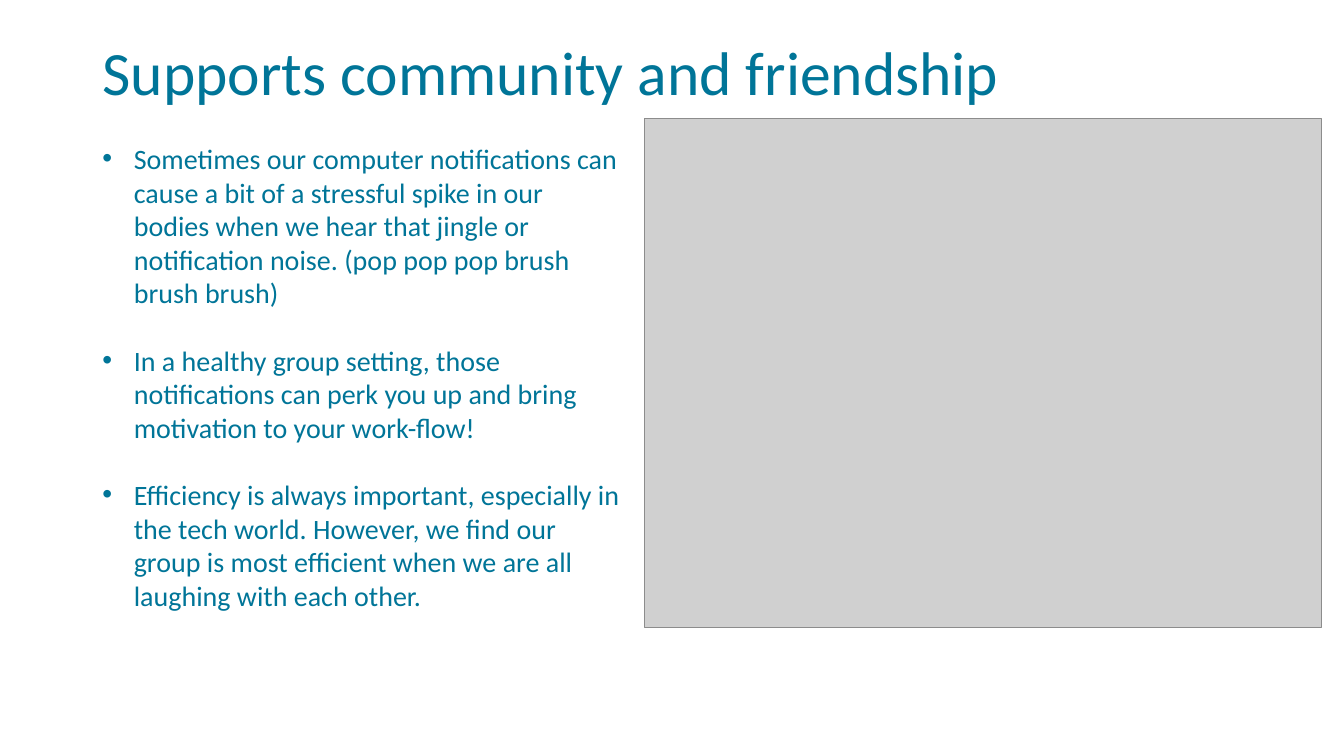
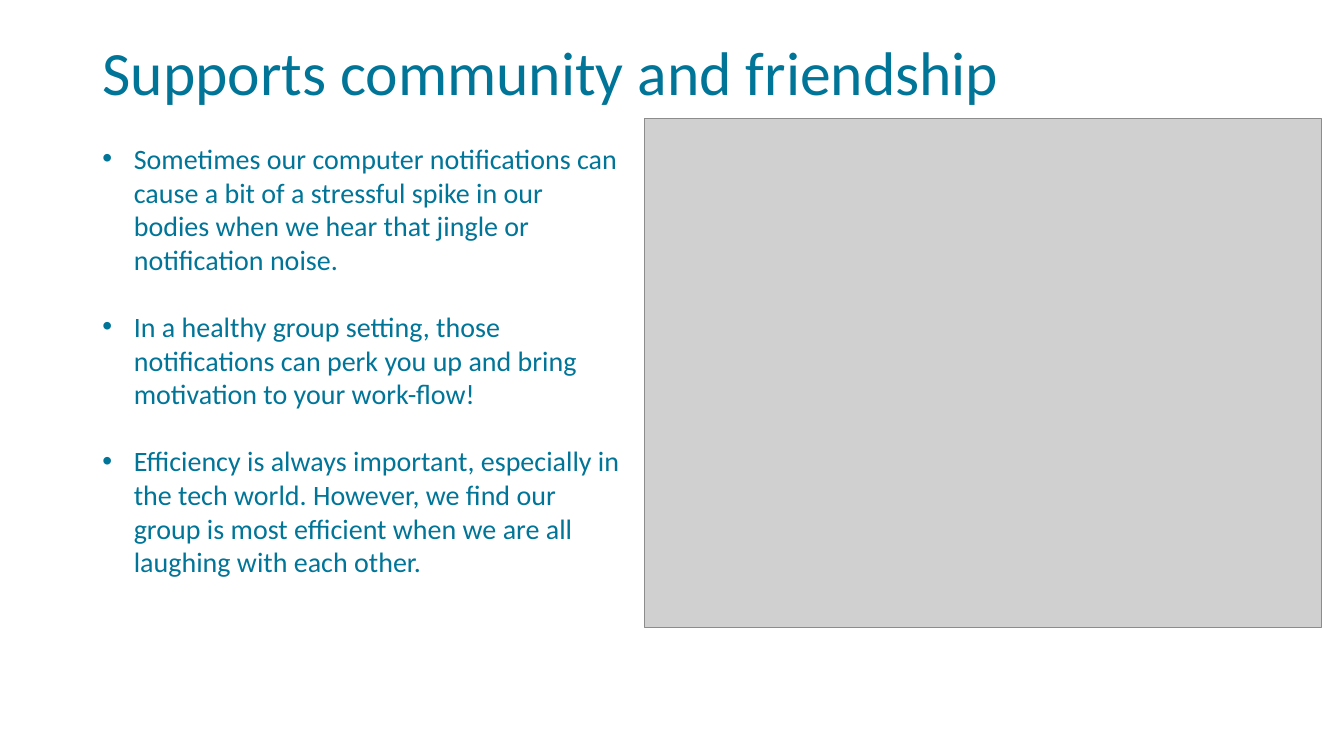
Before and after one commit to FSCJ-FacultyDev/HITEC2024, a slide deck: slide 20 of LeveragingSlackForStudentCollaboration.pptx. Drawn at 1344x756 pixels with LibreOffice and Linux fonts; fonts in the diff are those of the drawing; grey boxes stand for pictures; background and template pictures are left out. Boxes give left, top, right and bottom in pixels: in the first picture for what was removed or moved away, otherwise in the second. Text is boxed around its words. In the diff, an @@ line names an element or a change of style, - is before the commit and + after.

```diff
--- a/LeveragingSlackForStudentCollaboration.pptx
+++ b/LeveragingSlackForStudentCollaboration.pptx
@@ text at (x1=134, y1=149, x2=617, y2=271): text changed @@
-• Sometimes our computer notifications can cause a bit of a stressful spike in our bodies when we hear that jingle or notification noise. (pop pop pop brush brush brush)
+• Sometimes our computer notifications can cause a bit of a stressful spike in our bodies when we hear that jingle or notification noise.
```
Also in this commit, not shown: 2 other slides changed.
